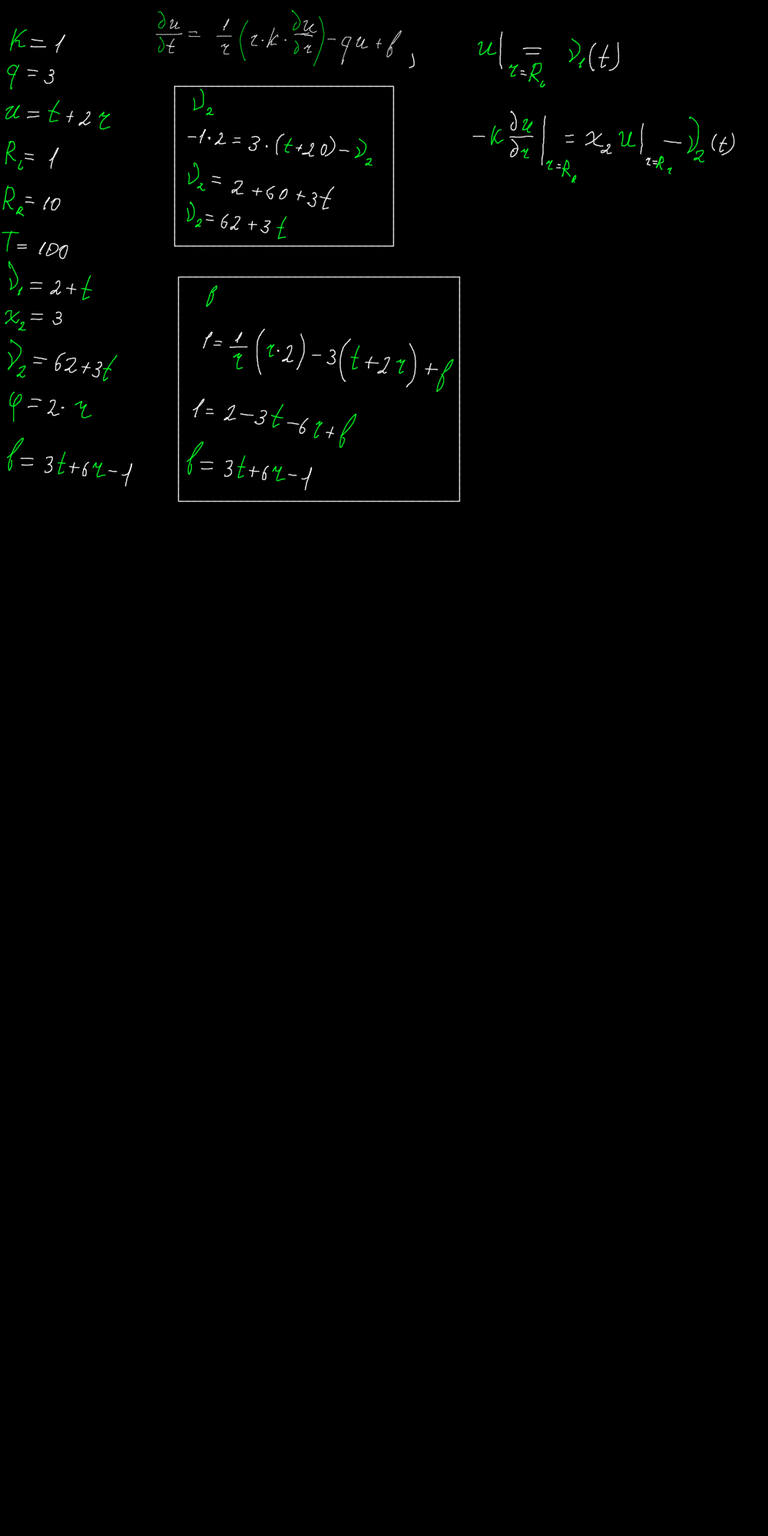
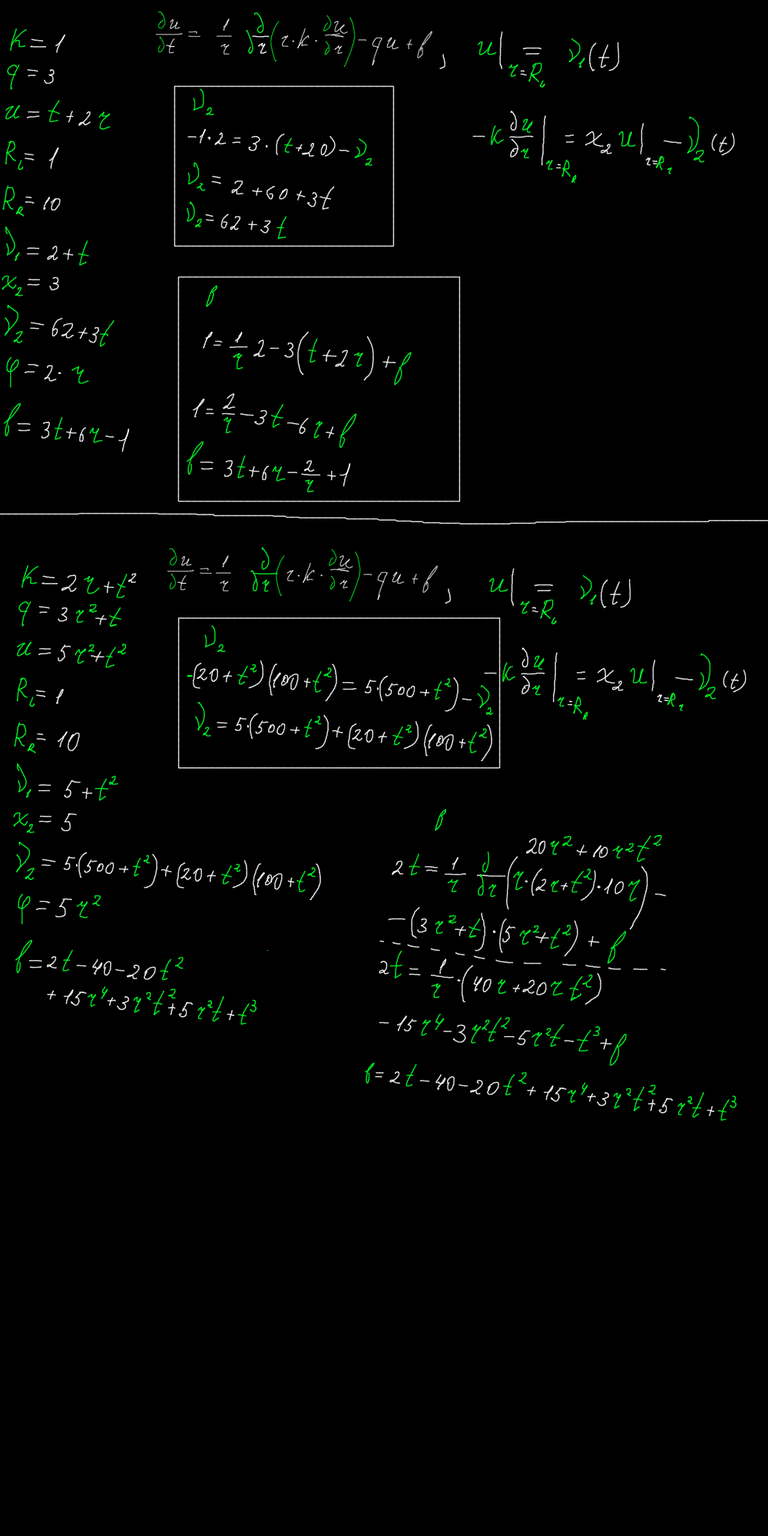
Layered file, before and after one edit (768 x 1536). Changes by layer:
removed layer "Paint Layer 2 (pasted)" over [3, 344, 133, 487]
painted on "Paint Layer 1" over [0, 9, 768, 1122]
